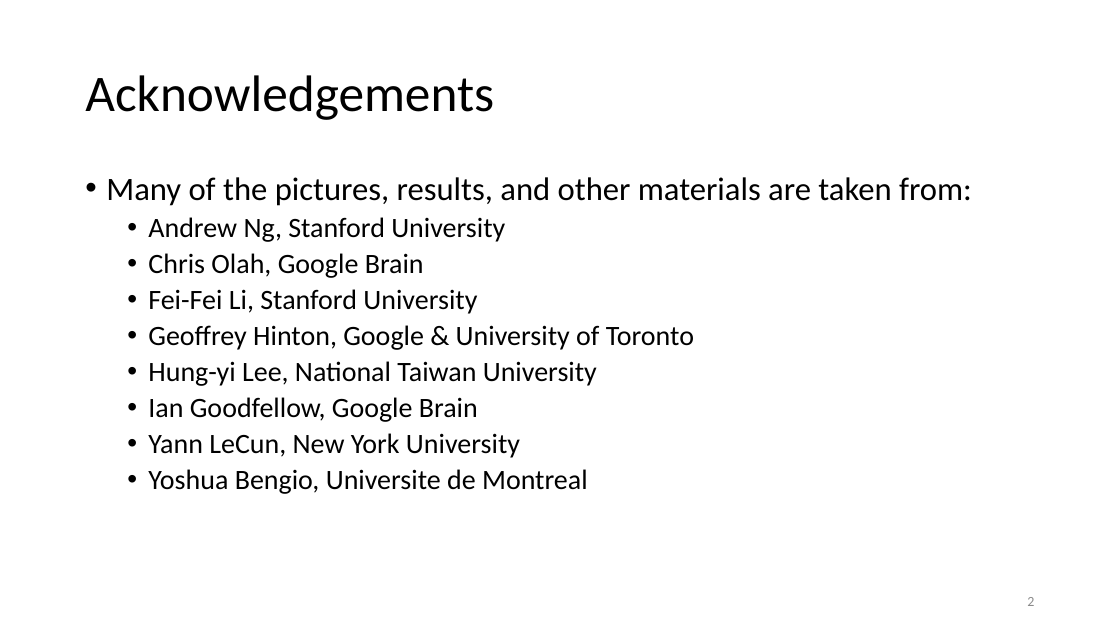
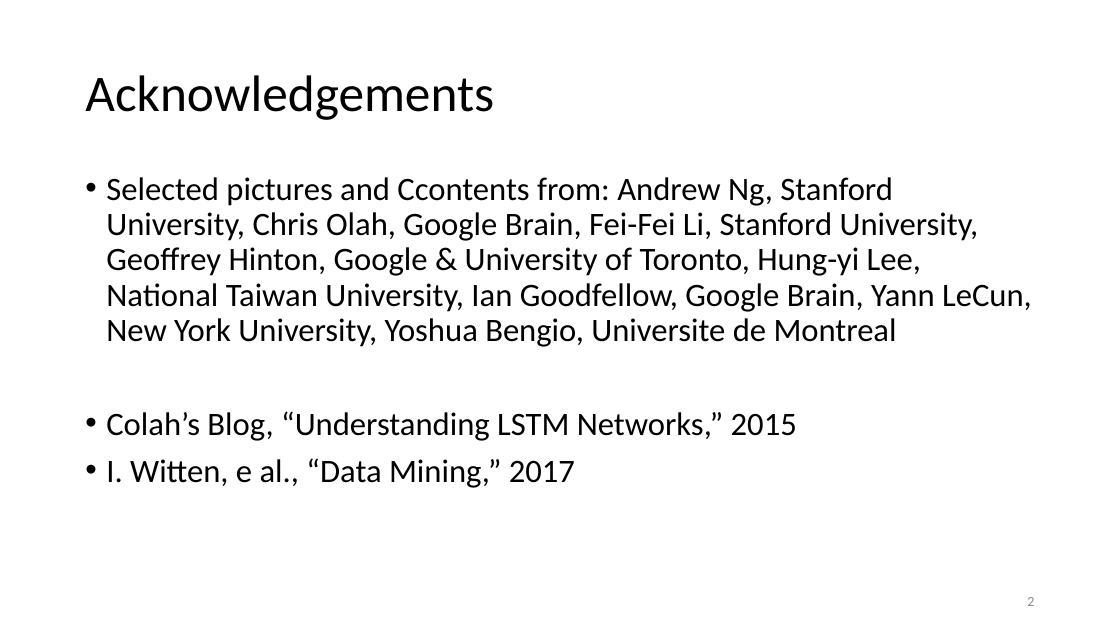
Before and after one commit to ailab-ua/courses, a slide deck: slide 2 of resources/recurrent_neural_networks_april_2019.pptx. Drawn at 1120x630 pixels with LibreOffice and Linux fonts; fonts in the diff are those of the drawing. Boxes give left, top, right and bottom in pixels: in the first picture for what was removed or moved away, otherwise in the second. Text is boxed around its words. In the diff, an @@ line names an element or a change of style, - is before the commit and + after.

```diff
--- a/resources/recurrent_neural_networks_april_2019.pptx
+++ b/resources/recurrent_neural_networks_april_2019.pptx
@@ text at bbox=[106, 177, 1032, 488]: text changed; size 24 to 28 pt @@
-• Many of the pictures, results, and other materials are taken from:
-  • Andrew Ng, Stanford University
-  • Chris Olah, Google Brain
-  • Fei-Fei Li, Stanford University
-  • Geoffrey Hinton, Google & University of Toronto
-  • Hung-yi Lee, National Taiwan University
-  • Ian Goodfellow, Google Brain
-  • Yann LeCun, New York University
-  • Yoshua Bengio, Universite de Montreal
+• Selected pictures and Ccontents from: Andrew Ng, Stanford University, Chris Olah, Google Brain, Fei-Fei Li, Stanford University, Geoffrey Hinton, Google & University of Toronto, Hung-yi Lee, National Taiwan University, Ian Goodfellow, Google Brain, Yann LeCun, New York University, Yoshua Bengio, Universite de Montreal
+• Colah’s Blog, “Understanding LSTM Networks,” 2015
+• I. Witten, e al., “Data Mining,” 2017
```
Also in this commit, not shown: 29 other slides changed, 1 slide added, 2 slides removed.
